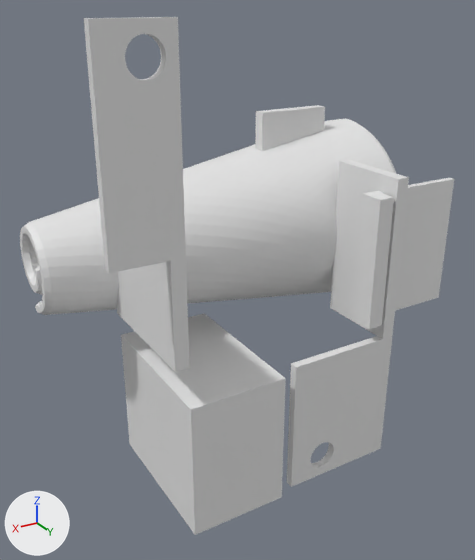
An edit to the glTF model web/stl/plow.glb, drawn before and after from the same camera.
One viewpoint serves both versions: a camera (50 mm lens) standing at (49.6, 52.1, 48.5) and looking at (10.1, -13.7, 15.6). Arrows for +X, +Y and +Z are at lower left; the lights stay in place. The first picture is the older version.

The scene before the commit, as lines of its bpy script (objects in view):
```python
me_plow_stl = bpy.data.meshes.new('plow.stl')
me_plow_stl.from_pydata(...)  # 4506 vertices, 9016 faces; spans x -14.0..33.7, y -31.1..0.0, z -8.0..47.0
ob_plow_stl = bpy.data.objects.new('plow.stl', me_plow_stl)
ob_plow_stl.location = (0.0, 0.0, 0.0)
```
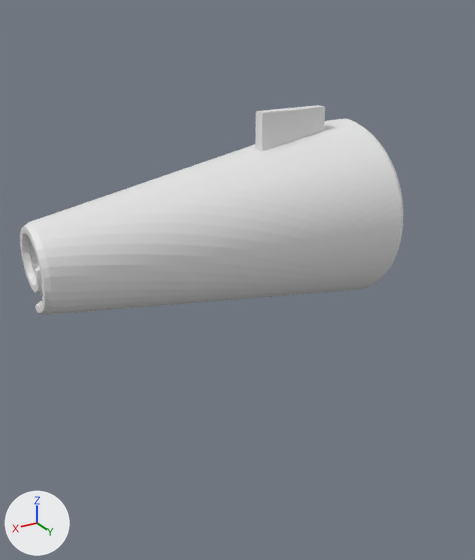
Changed parts and their boxes [x1, y1, x2, y2] in the pictures (475 x 560 px):
'plow.stl', reshaped (12% narrower, 59% shorter)
    before: [20, 17, 454, 535]
    after: [20, 105, 403, 315]
part 1 of me_plow_stl, deleted
    before: [121, 313, 286, 535]
part 2 of me_plow_stl, cut back
    before: [36, 17, 454, 487]
    after: [36, 202, 350, 304]

Patch to the scene script:
```diff
--- a/web/stl/plow.glb.py
+++ b/web/stl/plow.glb.py
@@ me_plow_stl @@
 # used by ob_plow_stl; location = (0.0, 0.0, 0.0)
-me_plow_stl.from_pydata(...)  # 4506 vertices, 9016 faces; spans x -14.0..33.7, y -31.1..0.0, z -8.0..47.0
+me_plow_stl.from_pydata(...)  # 4102 vertices, 8204 faces; spans x -12.7..33.7, y -31.1..-8.3, z 7.2..35.0
+# me_plow_stl part 1: the loose piece of 56 vertices spanning x 12.0..24.0, y -21.0..0.0, z -8.0..9.0 is deleted
+# me_plow_stl part 2: 11 vertices moved within x -12.7..33.7, y -28.5..-15.8, z 8.8..32.2; 365 vertices removed from x -14.0..31.6, y -15.6..0.0, z -7.0..47.0; 17 vertices added at x -3.0..25.3, y -15.5..-9.7, z 16.2..23.5
```
